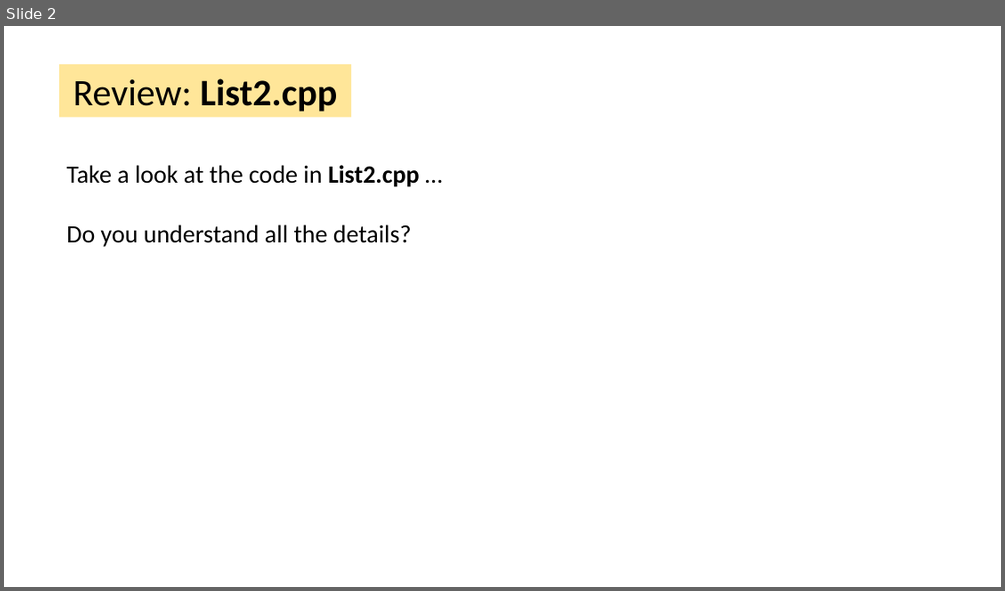
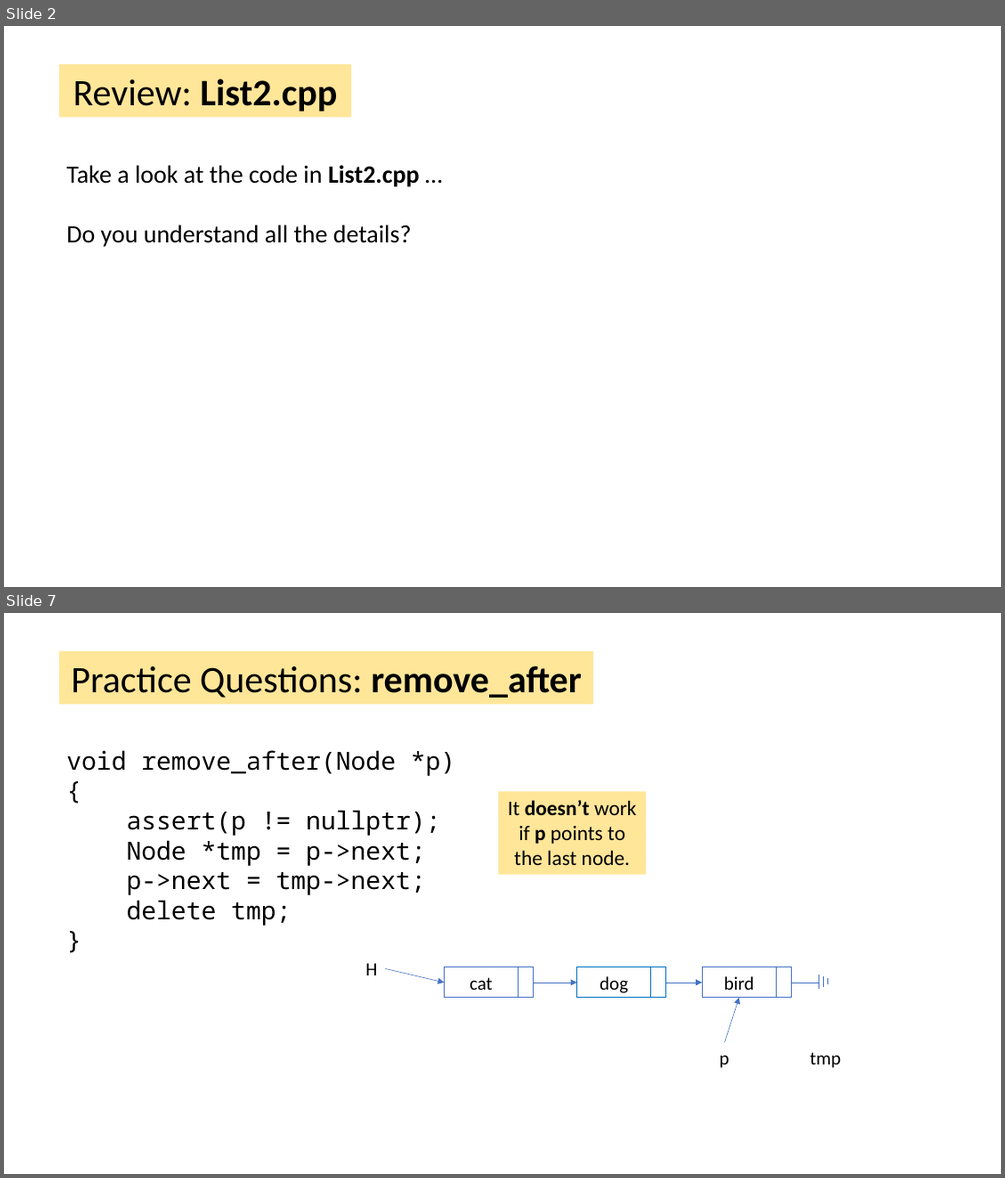
Before and after one commit to tjd1234/cmpt225fall2023, a slide deck: lecture_notes/week3/week3.pptx. Shown one above the other, each under a label of ours: slide 2 before the commit, slides 2 and 7 after it; the slides between them are not shown. The pictures are 1005x591 and 1005x1178 pixels, drawn with LibreOffice and Linux fonts; fonts in the diff are those of the drawing. Boxes give left, top, right and bottom in pixels: in the first picture for what was removed or moved away, otherwise in the second. Text is boxed around its words. In the diff, an @@ line names an element or a change of style, - is before the commit and + after.

```diff
--- a/lecture_notes/week3/week3.pptx
+++ b/lecture_notes/week3/week3.pptx
@@ slide 7 added at (x1=4, y1=613, x2=1001, y2=1174), background #FFFFFF @@
@@ rectangle added at (x1=59, y1=651, x2=593, y2=705), fill #FFE699, 36 pt, text #000000 @@
+Practice Questions: remove_after
@@ text added at (x1=66, y1=750, x2=455, y2=925), 24 pt, text #000000 @@
+void remove_after(Node *p)
+{
+assert(p != nullptr);
+Node *tmp = p->next;
+p->next = tmp->next;
+delete tmp;
+}
@@ rectangle added at (x1=498, y1=792, x2=647, y2=875), fill #FFE699, 20 pt, text #000000 @@
+It doesn’t work if p points to the last node.
@@ text added at (x1=365, y1=963, x2=377, y2=975), 18 pt, text #000000 @@
+H
@@ arrow added from (386, 969) to (445, 982), #4472C4 0.5 pt @@
@@ rectangle added at (x1=445, y1=967, x2=518, y2=997), outline #4472C4 0.75 pt, 18 pt, text #000000 @@
+cat
@@ rectangle added at (x1=518, y1=967, x2=534, y2=997), outline #4472C4 0.75 pt @@
@@ arrow added from (534, 982) to (577, 982), #4472C4 0.5 pt @@
@@ rectangle added at (x1=577, y1=967, x2=651, y2=997), outline #0070C0 0.75 pt, 18 pt, text #000000 @@
+dog
@@ rectangle added at (x1=651, y1=967, x2=666, y2=997), outline #0070C0 1 pt @@
@@ arrow added from (666, 982) to (703, 982), #4472C4 0.5 pt @@
@@ group added at (x1=703, y1=967, x2=827, y2=997): 5 lines, 2 rectangles @@
+bird
@@ arrow added from (725, 1042) to (739, 997), #4472C4 0.5 pt @@
@@ text added at (x1=720, y1=1055, x2=729, y2=1068), 18 pt, text #000000 @@
+p
@@ text added at (x1=809, y1=1052, x2=841, y2=1068), 18 pt, text #000000 @@
+tmp
```
Also in this commit, not shown: 4 slides changed, 5 other slides added, 5 other files.
